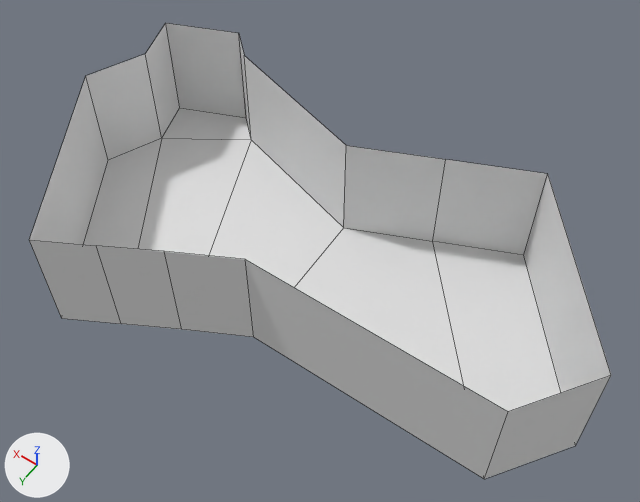
An edit to the Blender file Map Design.blend, drawn before and after from the same camera.
Rendered twice from a 50 mm lens placed at (-21.7, 40.4, 37.8), pointed at (-4.5, 16.4, 0.0). Every picture has the same lights, and +X, +Y and +Z are marked at lower left. Mesh edges are drawn as thin lines. Materials are left out; every surface is plain grey.

Objects in the first picture: 'Floor', 'Walls'.
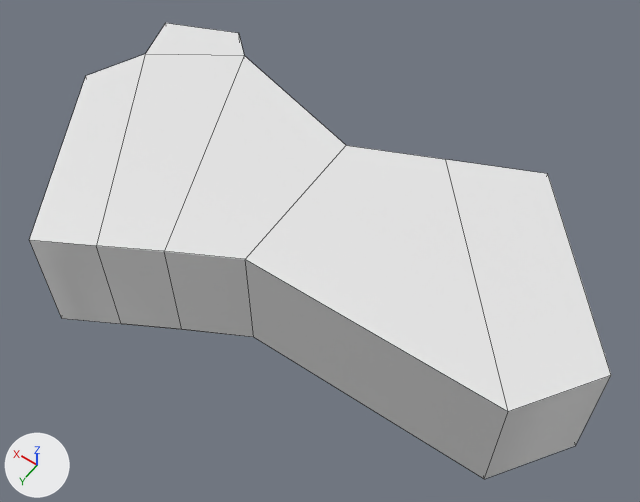
The newer file is also turned or shifted as a whole; pictures and numbers use the older file's frame.

Where the change shows, as pixel boxes (x1, y1, x2, y2) in the pictures (640 x 502 px):
'Floor', deleted
    before: (83, 108, 561, 411)
part 1 of me_cube_001, added
    after: (29, 23, 611, 411)
part 2 of me_cube_001, shading changed
    before: (29, 23, 611, 477)
    after: (29, 240, 611, 477)

Edits to the bpy script that builds the scene:
```text
Change me_cube_001:
    used by ob_walls; location = (-3.74, 15.98, 0.0)
    remove me_cube_001.from_pydata(...)  # 28 vertices, 14 faces; spans x -16.8..16.2, y -8.5..10.4, z -3.6..3.5
    add me_cube_001.from_pydata(...)  # 42 vertices, 21 faces; spans x -16.8..16.2, y -8.5..10.4, z -3.6..3.5
    me_cube_001 part 1: a new loose piece of 14 vertices spanning x -16.8..16.2, y -8.5..10.4, z 3.4..3.5
    me_cube_001 part 2: 14 kept faces spanning x -16.8..16.2, y -8.5..10.4, z -3.6..3.5 are now shaded smooth
Remove ob_floor:
    ob_floor = bpy.data.objects.new('Floor', me_cube_003)
    ob_floor.location = (-3.74, 15.98, 0.0)
```
